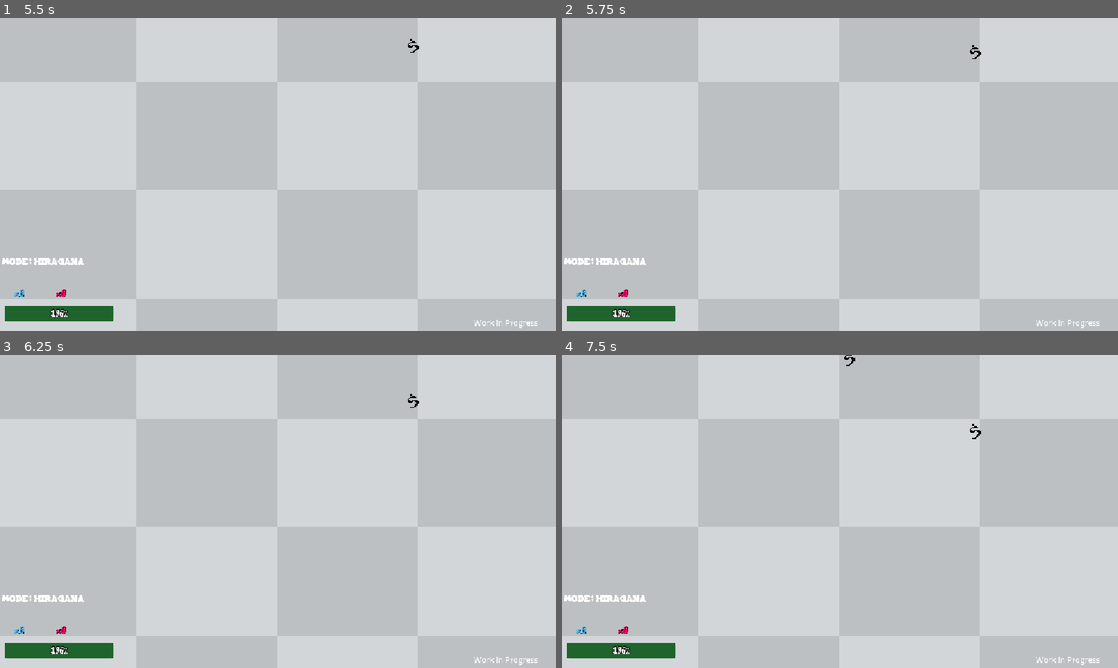
Above: before the commit, frames 1-4 (two rows, left to right).
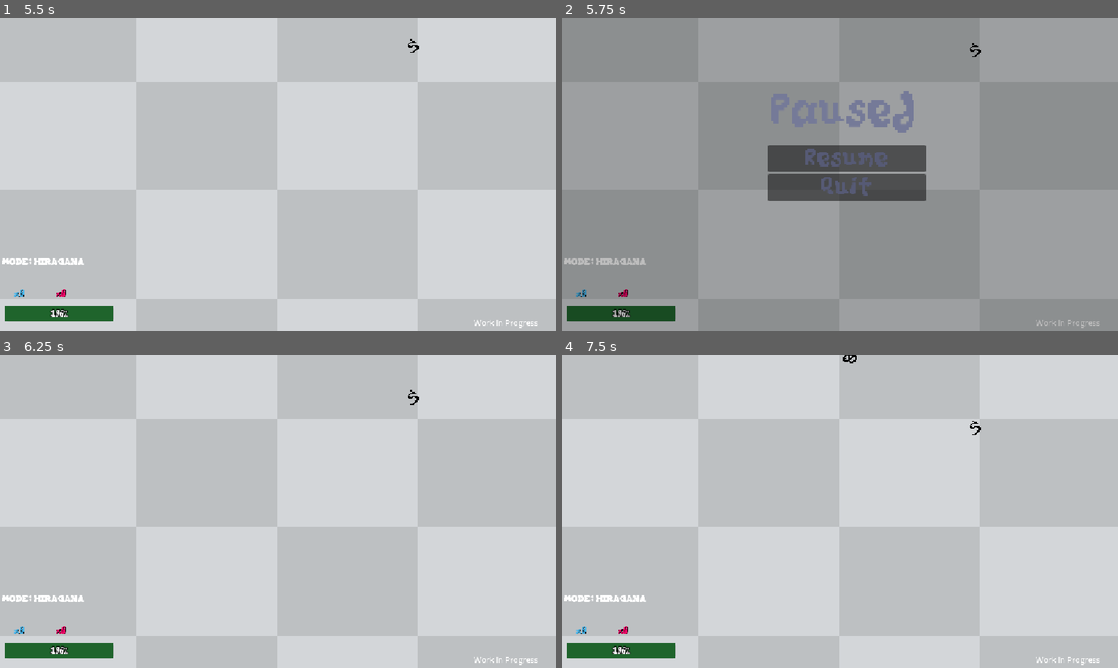
Above: after the commit, the same moments.

Repository: 6iovani/KanaGame
Game: Godot game, scene res://main_menu.tscn
Same seed, same stepped clock (60 frames per second), same inputs: the game is played once before the commit and once after it.
Inputs (mouse positions are in pixels of both pictures, inside the frame that each line leads up to):
- Up to frame 1 (5.5 s): click "Play" at 0.5 s; click "Hiragana" at 1.25 s; tap Enter at 2, 2.85, 3.5, 5, 5.1 s; tap Backspace at 2.1, 4.35 s; tap Space at 2.75, 4.25 s; tap Keypad Enter at 3.6 s
- Up to frame 2 (5.75 s): tap Escape (ui_cancel) at 5.65 s
- Up to frame 3 (6.25 s): click (283, 495) at 5.75 s, where only the run after the commit has a clickable "Resume"
- Up to frame 4 (7.5 s): tap Keypad Enter at 6.6 s; tap Backspace at 7.35 s

Frame 1 is identical in both runs. In frame 2, 100% of the frame differs, in the area x 0-100%, y 0-100%; in frame 3, less than 0.1%; in frame 4, less than 0.1%.

Commit message:
+ functional pause menu

Diff:
--- a/Main.tscn
+++ b/Main.tscn
@@ -5,6 +5,7 @@
 [ext_resource type="PackedScene" uid="uid://cjws5283tyejx" path="res://kana.tscn" id="3_r0du0"]
 [ext_resource type="PackedScene" uid="uid://cynljsuhqjjfo" path="res://kana_spawner.tscn" id="4_cm0pq"]
 [ext_resource type="FontFile" uid="uid://clbk3ugcplies" path="res://other assets/TomAndJerry.ttf" id="5_fos0i"]
+[ext_resource type="PackedScene" uid="uid://by743wjpia1id" path="res://pause_menu.tscn" id="6_3dxm6"]
 
 [sub_resource type="GDScript" id="GDScript_cm0pq"]
 script/source = "extends Node2D
@@ -109,6 +110,9 @@
 vertical_alignment = 1
 autowrap_mode = 2
 
+[node name="pause_menu" parent="." unique_id=1619959595 instance=ExtResource("6_3dxm6")]
+process_mode = 3
+
 [connection signal="timeout" from="difficulty_timer" to="." method="_on_difficulty_timer_timeout"]
 
 [editable path="kana_spawner"]
--- a/main_menu.tscn
+++ b/main_menu.tscn
@@ -10,6 +10,7 @@
 shader = ExtResource("1_fu7sn")
 
 [node name="MainMenu" type="Control" unique_id=1139152997]
+process_mode = 3
 layout_mode = 3
 anchors_preset = 15
 anchor_right = 1.0
--- /dev/null
+++ b/pause_menu.gd
@@ -0,0 +1,29 @@
+extends Control
+
+
+func _ready() -> void:
+	hide()
+
+func pause_game() -> void:
+	get_tree().paused = true
+	show()
+
+func resume_game() -> void:
+	hide()
+	get_tree().paused = false
+
+func _on_resume_button_pressed() -> void:
+	resume_game()
+
+
+func _on_back_button_pressed() -> void:
+	get_tree().paused = false
+	get_tree().change_scene_to_file("res://main_menu.tscn")
+
+
+func _unhandled_input(event: InputEvent) -> void:
+	if event.is_action_pressed("ui_cancel"):
+		if get_tree().paused:
+			resume_game()
+		else:
+			pause_game()
--- /dev/null
+++ b/pause_menu.tscn
@@ -0,0 +1,55 @@
+[gd_scene format=3 uid="uid://by743wjpia1id"]
+
+[ext_resource type="FontFile" uid="uid://ci75dbtqoolam" path="res://other assets/JinxedWizards.ttf" id="1_hdmo1"]
+[ext_resource type="Script" uid="uid://b2atam08ceoo4" path="res://pause_menu.gd" id="1_nwcfo"]
+
+[node name="pause_menu" type="Control" unique_id=264539941]
+process_mode = 3
+layout_mode = 3
+anchors_preset = 0
+script = ExtResource("1_nwcfo")
+
+[node name="ColorRect" type="ColorRect" parent="." unique_id=1124522008]
+process_mode = 3
+layout_mode = 0
+offset_right = 1160.0
+offset_bottom = 658.0
+color = Color(0.023529412, 0.023529412, 0.023529412, 0.26666668)
+
+[node name="VBoxContainer" type="VBoxContainer" parent="." unique_id=916630102]
+layout_mode = 0
+offset_left = 427.0
+offset_top = 263.0
+offset_right = 754.0
+offset_bottom = 384.0
+
+[node name="resumeButton" type="Button" parent="VBoxContainer" unique_id=244645063]
+layout_mode = 2
+theme_override_colors/font_color = Color(0.3372549, 0.3529412, 0.45882353, 1)
+theme_override_colors/font_hover_pressed_color = Color(0.973535, 0.9735351, 0.973535, 1)
+theme_override_fonts/font = ExtResource("1_hdmo1")
+theme_override_font_sizes/font_size = 50
+text = "Resume"
+
+[node name="backButton" type="Button" parent="VBoxContainer" unique_id=777276916]
+layout_mode = 2
+theme_override_colors/font_color = Color(0.3372549, 0.3529412, 0.45882353, 1)
+theme_override_colors/font_hover_pressed_color = Color(0.973535, 0.9735351, 0.973535, 1)
+theme_override_fonts/font = ExtResource("1_hdmo1")
+theme_override_font_sizes/font_size = 50
+text = "Quit"
+
+[node name="Label" type="Label" parent="." unique_id=1062745425]
+layout_mode = 0
+offset_left = 399.0
+offset_top = 152.0
+offset_right = 769.0
+offset_bottom = 227.0
+theme_override_colors/font_color = Color(0.45895082, 0.47733325, 0.59725326, 1)
+theme_override_fonts/font = ExtResource("1_hdmo1")
+theme_override_font_sizes/font_size = 90
+text = "Paused"
+horizontal_alignment = 1
+
+[connection signal="pressed" from="VBoxContainer/resumeButton" to="." method="_on_resume_button_pressed"]
+[connection signal="pressed" from="VBoxContainer/backButton" to="." method="_on_back_button_pressed"]
Not shown, added: pause_menu.gd.uid
